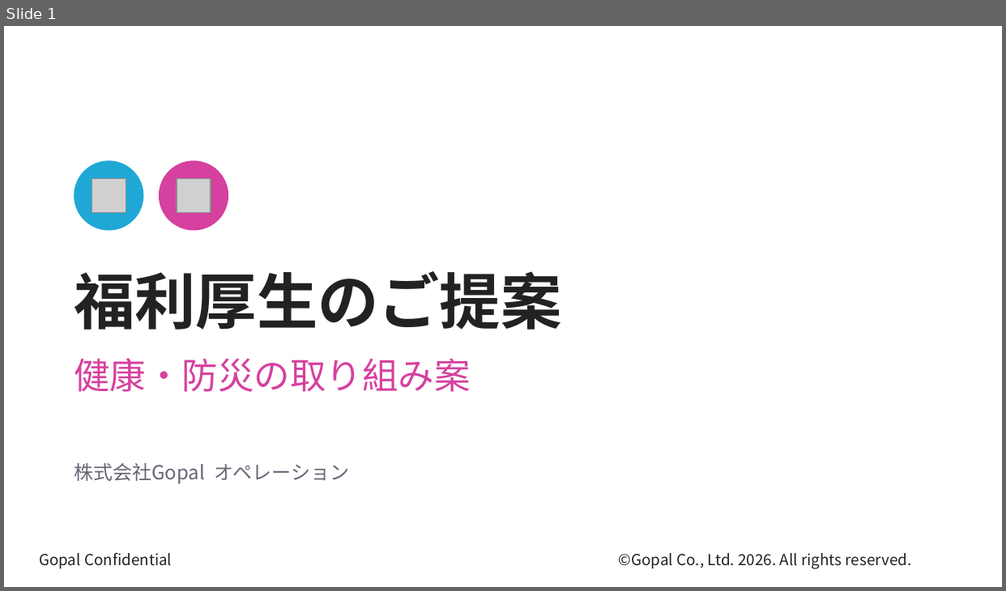
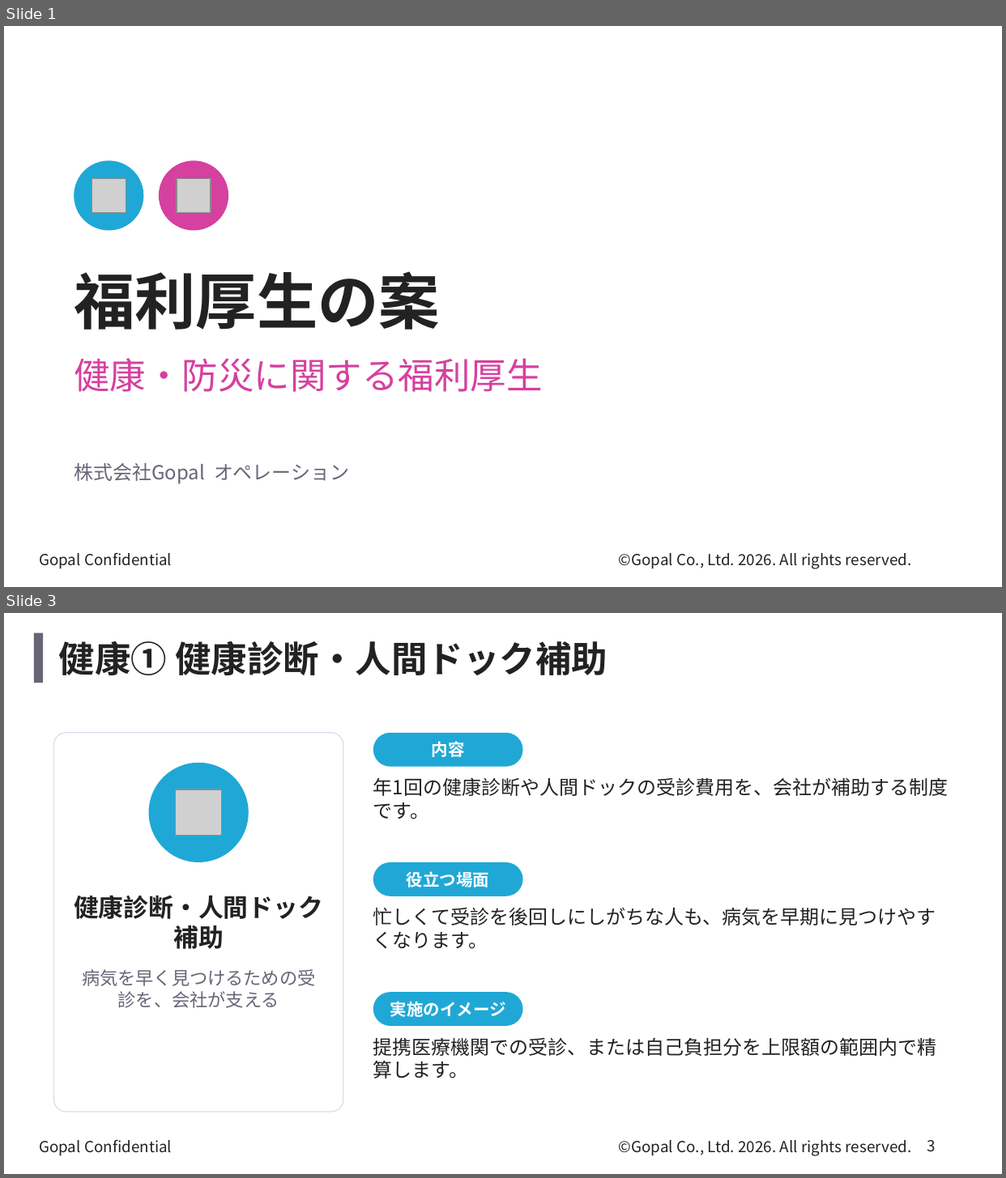
Before and after one commit to kagayugopal-eng/tamu, a slide deck: deck/welfare_health_disaster.pptx. Shown one above the other, each under a label of ours: slide 1 before the commit, slides 1 and 3 after it; the slides between them are not shown. The pictures are 1006x591 and 1006x1178 pixels, drawn with LibreOffice and Linux fonts; fonts in the diff are those of the drawing; grey boxes stand for pictures; background and template pictures are left out. Boxes give left, top, right and bottom in pixels: in the first picture for what was removed or moved away, otherwise in the second. Text is boxed around its words. In the diff, an @@ line names an element or a change of style, - is before the commit and + after.

```diff
--- a/deck/welfare_health_disaster.pptx
+++ b/deck/welfare_health_disaster.pptx
@@ slide 3 added at bbox=[4, 613, 1002, 1174], background picture (left out); not listed: 2 template elements that a slide beside it also shows @@
@@ rectangle added at bbox=[34, 633, 43, 683], fill #666677 @@
@@ title added at bbox=[59, 641, 607, 675], 26 pt, text #222222, bold @@
+健康① 健康診断・人間ドック補助
@@ rounded rectangle added at bbox=[54, 733, 343, 1112], fill #FFFFFF at 85% opacity, outline #E4D9EE 0.75 pt @@
@@ rounded rectangle added at bbox=[373, 733, 523, 767], fill #1FA8D6 @@
@@ text added at bbox=[432, 741, 465, 757], 12 pt, text #FFFFFF, bold @@
+内容
@@ ellipse added at bbox=[149, 763, 249, 862], fill #1FA8D6 @@
@@ text added at bbox=[373, 777, 948, 820], 14 pt, text #222222 @@
+年1回の健康診断や人間ドックの受診費用を、会社が補助する制度です。
@@ picture added at bbox=[176, 790, 222, 836] @@
@@ rounded rectangle added at bbox=[373, 862, 523, 897], fill #1FA8D6 @@
@@ text added at bbox=[407, 871, 490, 888], 12 pt, text #FFFFFF, bold @@
+役立つ場面
@@ text added at bbox=[74, 895, 323, 949], 18 pt, text #222222, bold @@
+健康診断・人間ドック補助
@@ text added at bbox=[373, 908, 936, 949], 14 pt, text #222222 @@
+忙しくて受診を後回しにしがちな人も、病気を早期に見つけやすくなります。
@@ text added at bbox=[82, 969, 315, 1008], 13 pt, text #666677 @@
+病気を早く見つけるための受診を、会社が支える
@@ rounded rectangle added at bbox=[373, 992, 523, 1026], fill #1FA8D6 @@
@@ text added at bbox=[390, 1001, 506, 1017], 12 pt, text #FFFFFF, bold @@
+実施のイメージ
@@ text added at bbox=[373, 1038, 937, 1079], 14 pt, text #222222 @@
+提携医療機関での受診、または自己負担分を上限額の範囲内で精算します。
@@ page number added at bbox=[927, 1140, 935, 1152], 11 pt, text #222222 @@
+3
@@ slide 1 changed as well @@
@@ text at bbox=[74, 271, 440, 330]: text changed @@
-福利厚生のご提案
+福利厚生の案
@@ text at bbox=[74, 358, 543, 392]: text changed @@
-健康・防災の取り組み案
+健康・防災に関する福利厚生
```
Also in this commit, not shown: 2 other slides changed, 11 other slides added, 5 slides removed, 1 other file.
